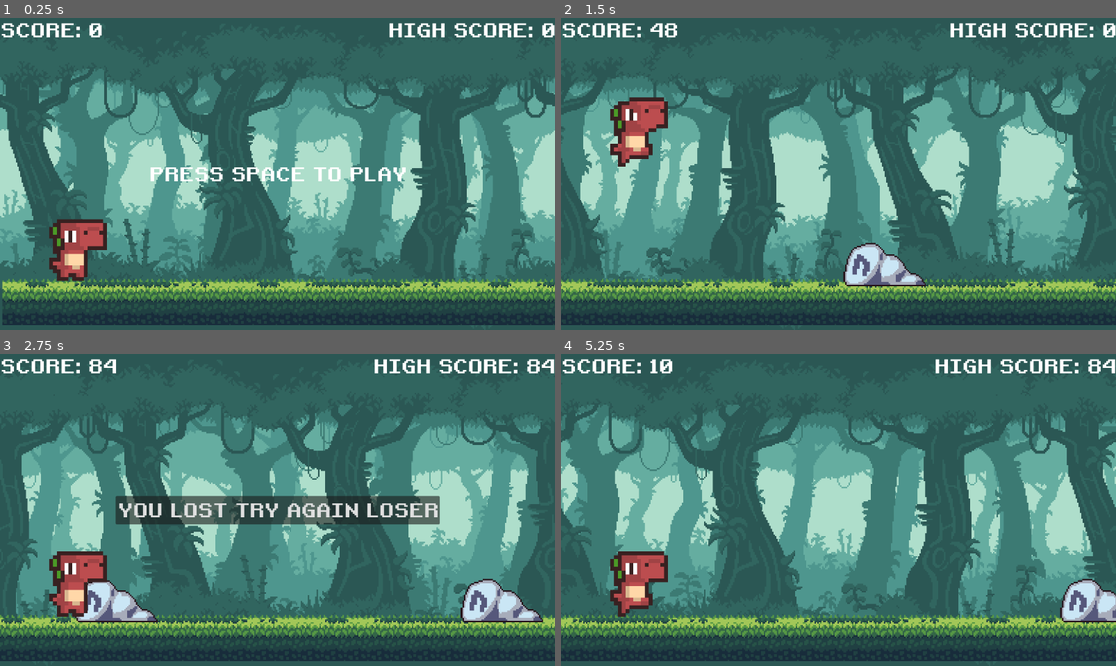
Above: before the commit, frames 1-4 (two rows, left to right).
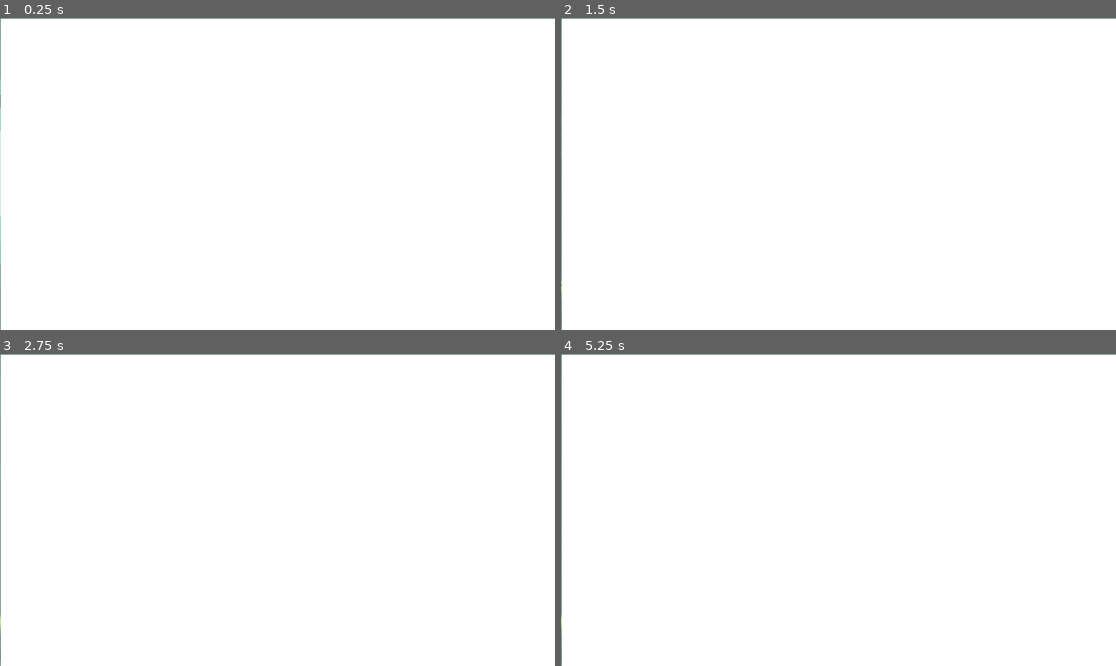
Above: after the commit, the same moments.

Repository: lerish830-arch/natikfem
Game: Godot game, scene res://scenes/main.tscn
The game is run twice, just before and just after one commit, with the same random seed, the same clock (stepped at 60 frames per second) and the same inputs.
Inputs (mouse positions are in pixels of both pictures, inside the frame that each line leads up to):
- Up to frame 1 (0.25 s): no input
- Up to frame 2 (1.5 s): tap Space at 0.5 s; move the mouse to (960, 158) at 0.52 s; hold Right from 0.53 s (still down); tap Alt at 0.6 s; click (960, 158) at 0.67 s; tap Enter (ui_accept) at 0.77 s; move the mouse to (727, 189) at 1.27 s; tap Shift at 1.35 s
- Up to frame 3 (2.75 s): tap Enter (ui_accept) at 1.52 s; move the mouse to (333, 441) at 2.02 s; release Right at 2.03 s; hold Left from 2.03 s (still down); tap Alt at 2.1 s
- Up to frame 4 (5.25 s): release Left at 2.75 s; click "YOU LOST TRY AGAIN LOSER" at 2.75 s; click (838, 510) at 3.5 s, where only the run after the commit has a clickable "YOU LOST TRY AGAIN LOSER"; click (838, 510) at 4.25 s, where only the run after the commit has a clickable "YOU LOST TRY AGAIN LOSER"; tap Space at 5 s; move the mouse to (810, 572) at 5.02 s; hold Right from 5.03 s (still down); tap Shift at 5.1 s; click (810, 572) at 5.17 s

The runs differ from the first frame. In frame 1, 99% of the frame differs, in the area x 0-100%, y 0-100%; in frame 2, 99%; in frame 3, 99%; in frame 4, 99%.

Commit message:
day and night
im adding a ay and night feature which makes the game slightly harder during nights and storms and  it decreases visibility by a little so that my game is unique and diffrent

Diff:
--- a/scenes/main.tscn
+++ b/scenes/main.tscn
@@ -23,3 +23,16 @@
 [node name="HUD" parent="." unique_id=1976604170 instance=ExtResource("5_tbgi4")]
 
 [node name="CanvasLayer" parent="." unique_id=869097292 instance=ExtResource("6_tefeu")]
+
+[node name="CanvasLayer2" type="CanvasLayer" parent="." unique_id=220736585]
+
+[node name="ColorRect" type="ColorRect" parent="CanvasLayer2" unique_id=1292265494]
+anchors_preset = 15
+anchor_right = 1.0
+anchor_bottom = 1.0
+offset_left = 1.0
+offset_top = 1.0
+offset_right = 1.0
+offset_bottom = 1.0
+grow_horizontal = 2
+grow_vertical = 2
